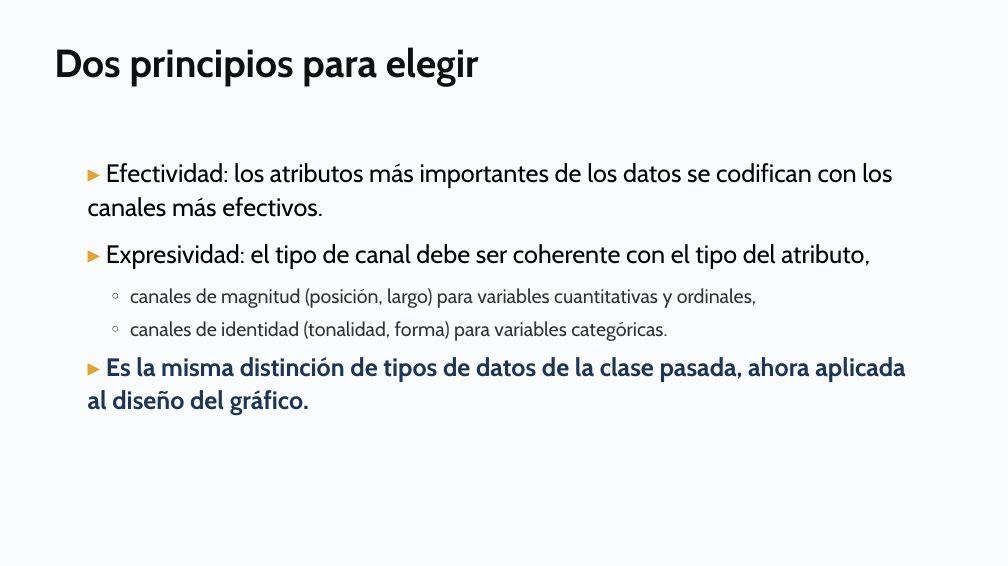
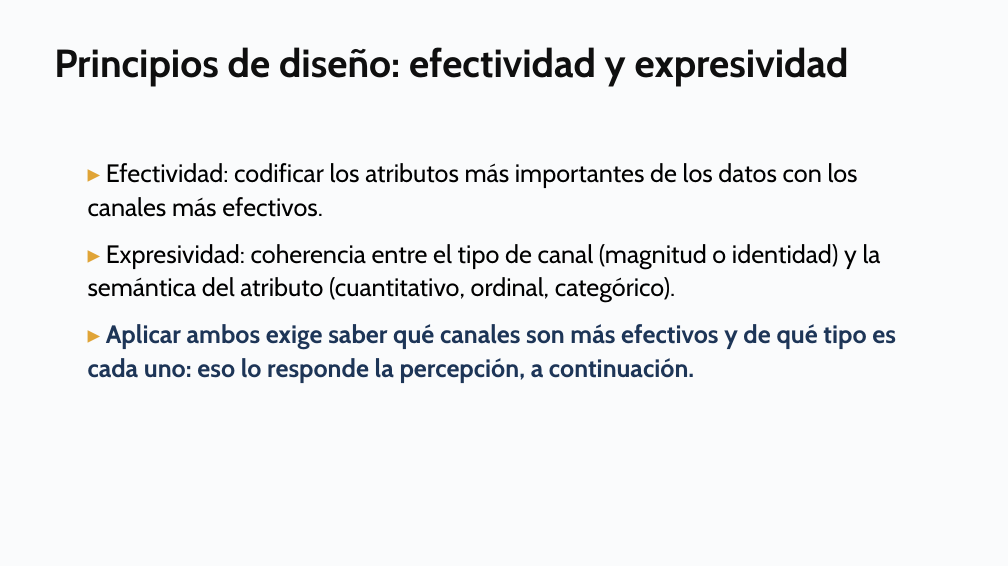
Before and after one commit to daniopitz/cienciadatos, a slide deck: slide 9 of presentaciones/clase03_visualizacion_eda.pptx (slide 20 before the commit). Drawn at 1008x566 pixels with LibreOffice and Linux fonts; fonts in the diff are those of the drawing. Boxes give left, top, right and bottom in pixels: in the first picture for what was removed or moved away, otherwise in the second. Text is boxed around its words. In the diff, an @@ line names an element or a change of style, - is before the commit and + after.

```diff
--- a/presentaciones/clase03_visualizacion_eda.pptx
+++ b/presentaciones/clase03_visualizacion_eda.pptx
@@ text at [54,47,849,87]: text changed @@
-Dos principios para elegir
+Principios de diseño: efectividad y expresividad
@@ text at [88,163,896,383]: text changed @@
-▸ Efectividad: los atributos más importantes de los datos se codifican con los canales más efectivos.
-▸ Expresividad: el tipo de canal debe ser coherente con el tipo del atributo,
-◦ canales de magnitud (posición, largo) para variables cuantitativas y ordinales,
-◦ canales de identidad (tonalidad, forma) para variables categóricas.
-▸ Es la misma distinción de tipos de datos de la clase pasada, ahora aplicada al diseño del gráfico.
+▸ Efectividad: codificar los atributos más importantes de los datos con los canales más efectivos.
+▸ Expresividad: coherencia entre el tipo de canal (magnitud o identidad) y la semántica del atributo (cuantitativo, ordinal, categórico).
+▸ Aplicar ambos exige saber qué canales son más efectivos y de qué tipo es cada uno: eso lo responde la percepción, a continuación.
```
Also in this commit, not shown: 1 other slide changed, 1 other file.
